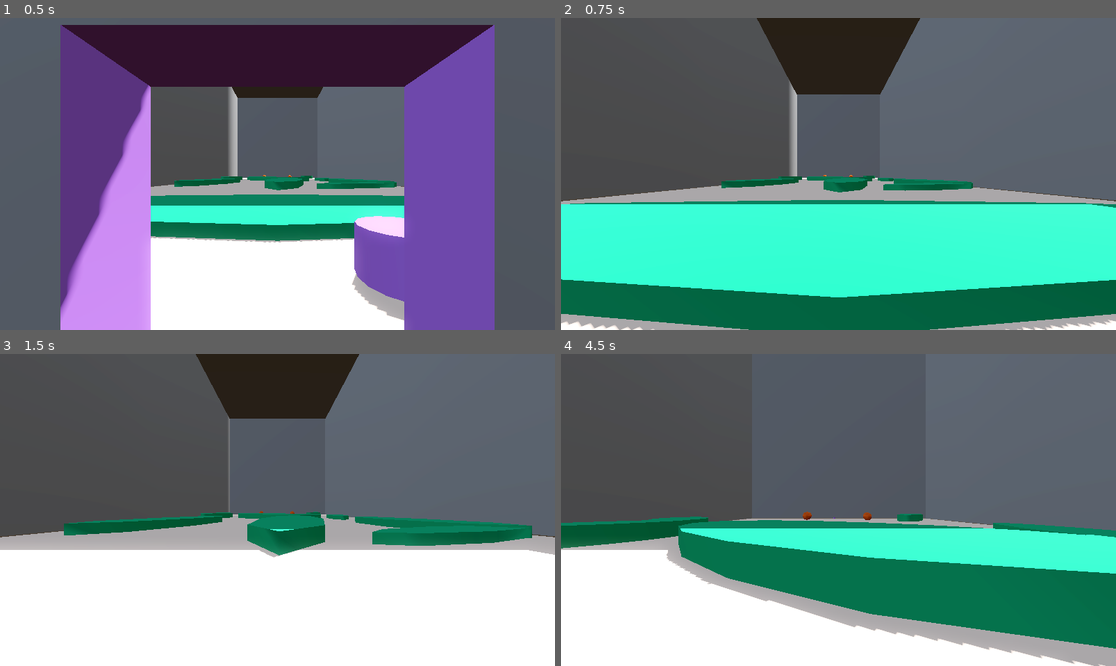
Above: before the commit, frames 1-4 (two rows, left to right).
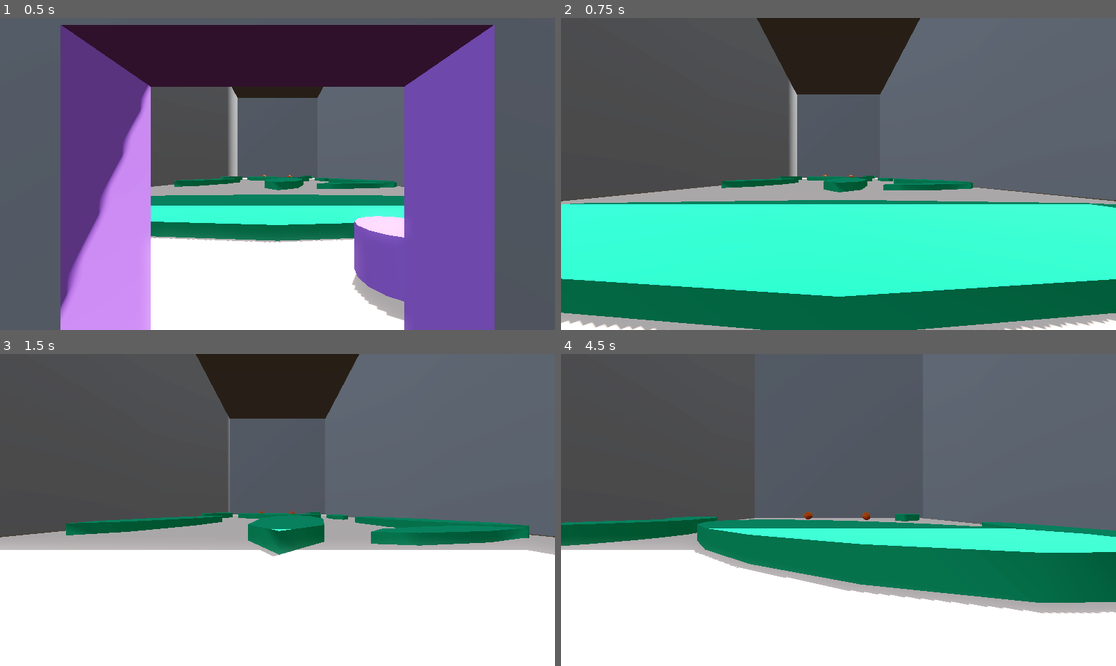
Above: after the commit, the same moments.

Repository: WildcatGameStudios/ScaryHouse
Game: Godot game, scene res://scenes/levels/feed_cats/level.tscn
The game is run twice, just before and just after one commit, with the same random seed, the same clock (stepped at 60 frames per second) and the same inputs. This scene is started directly instead of the project's main scene.
Inputs:
- Up to frame 1 (0.5 s): no input
- Up to frame 2 (0.75 s): tap Enter at 0.5 s; hold W (move_forward) from 0.53 s (still down); hold Shift (run) from 0.53 s (still down)
- Up to frame 3 (1.5 s): keep holding W (move_forward); tap Space (jump) at 0.77 s; release Shift (run) at 1.28 s; tap Shift (run) at 1.35 s
- Up to frame 4 (4.5 s): keep holding W (move_forward); tap Space (jump) at 1.52, 3.02, 3.77 s; hold Shift (run) 2.03-2.78 s; tap Shift (run) at 2.85, 4.35 s; hold Shift (run) 3.53-4.28 s

Frame 1 is identical in both runs. In frame 2, 0.7% of the frame differs, in the area x 0-100%, y 51-100%; in frame 3, 0.2%; in frame 4, 15%, in the area x 0-100%, y 50-100%.

Commit message:
Tiger and Laundry Greyboxes done.

Diff:
--- /dev/null
+++ b/art/materials/testing/black.tres
@@ -0,0 +1,4 @@
+[gd_resource type="StandardMaterial3D" format=3 uid="uid://bgwwd0flxk7qy"]
+
+[resource]
+albedo_color = Color(0.0728426, 0.0728426, 0.0728426, 1)
--- /dev/null
+++ b/art/materials/testing/blue.tres
@@ -0,0 +1,4 @@
+[gd_resource type="StandardMaterial3D" format=3 uid="uid://duqsxewc3wmum"]
+
+[resource]
+albedo_color = Color(0, 0.535947, 0.84361, 1)
--- /dev/null
+++ b/art/materials/testing/brown.tres
@@ -0,0 +1,4 @@
+[gd_resource type="StandardMaterial3D" format=3 uid="uid://bpxiy7koaf8n8"]
+
+[resource]
+albedo_color = Color(0.531471, 0.377495, 0.305825, 1)
--- /dev/null
+++ b/art/materials/testing/grey.tres
@@ -0,0 +1,4 @@
+[gd_resource type="StandardMaterial3D" format=3 uid="uid://bhfo6utyyml6o"]
+
+[resource]
+albedo_color = Color(0.277528, 0.277528, 0.277528, 1)
--- /dev/null
+++ b/art/materials/testing/red.tres
@@ -0,0 +1,4 @@
+[gd_resource type="StandardMaterial3D" format=3 uid="uid://y7a2l32bbdfj"]
+
+[resource]
+albedo_color = Color(0.843878, 0.331751, 0.257935, 1)
--- a/scenes/houses/house_one.tscn
+++ b/scenes/houses/house_one.tscn
@@ -1,3 +1,68 @@
-[gd_scene format=3 uid="uid://3gnq5cg785y8"]
+[gd_scene load_steps=3 format=3 uid="uid://3gnq5cg785y8"]
 
-[node name="HouseOne" type="Node3D"]
+[ext_resource type="Material" uid="uid://dafejkibcr0t5" path="res://art/materials/testing/green.tres" id="1_6biqf"]
+[ext_resource type="PackedScene" uid="uid://bcv40fcphjv3m" path="res://scenes/player/player.tscn" id="2_imx2d"]
+
+[node name="HouseOne" type="Node3D" groups=["world"]]
+
+[node name="main" type="CSGCombiner3D" parent="."]
+use_collision = true
+
+[node name="ground" type="CSGBox3D" parent="main"]
+size = Vector3(150, 1, 150)
+material = ExtResource("1_6biqf")
+
+[node name="pillar" type="CSGCombiner3D" parent="main"]
+transform = Transform3D(1, 0, 0, 0, 1, 0, 0, 0, 1, -50, 0.17, 43)
+
+[node name="back_left_outer" type="CSGCylinder3D" parent="main/pillar"]
+transform = Transform3D(1, 0, 0, 0, 1, 0, 0, 0, 1, 0, 15, 0)
+radius = 15.0
+height = 30.0
+sides = 16
+
+[node name="CSGCombiner3D" type="CSGCombiner3D" parent="main/pillar"]
+operation = 2
+
+[node name="back_left_inner" type="CSGCylinder3D" parent="main/pillar/CSGCombiner3D"]
+transform = Transform3D(1, 0, 0, 0, 1, 0, 0, 0, 1, 0, 15, 0)
+radius = 13.0
+height = 30.0
+sides = 16
+
+[node name="pillar2" type="CSGCombiner3D" parent="main"]
+transform = Transform3D(1, 0, 0, 0, 1, 0, 0, 0, 1, -50, 0.17, -43)
+
+[node name="back_left_outer" type="CSGCylinder3D" parent="main/pillar2"]
+transform = Transform3D(1, 0, 0, 0, 1, 0, 0, 0, 1, 0, 15, 0)
+radius = 15.0
+height = 30.0
+sides = 16
+
+[node name="CSGCombiner3D" type="CSGCombiner3D" parent="main/pillar2"]
+operation = 2
+
+[node name="back_left_inner" type="CSGCylinder3D" parent="main/pillar2/CSGCombiner3D"]
+transform = Transform3D(1, 0, 0, 0, 1, 0, 0, 0, 1, 0, 15, 0)
+radius = 13.0
+height = 30.0
+sides = 16
+
+[node name="back_wall" type="CSGBox3D" parent="main"]
+transform = Transform3D(1, 0, 0, 0, 1, 0, 0, 0, 1, -50, 15, 0)
+size = Vector3(3, 30, 60)
+
+[node name="side_wall_L" type="CSGBox3D" parent="main"]
+transform = Transform3D(-4.37114e-08, 0, 1, 0, 1, 0, -1, 0, -4.37114e-08, -12.0852, 15, 43.0963)
+size = Vector3(3, 30, 50)
+
+[node name="side_wall_R" type="CSGBox3D" parent="main"]
+transform = Transform3D(-4.37114e-08, 0, 1, 0, 1, 0, -1, 0, -4.37114e-08, -12, 14.801, -43)
+size = Vector3(3, 30, 50)
+
+[node name="side_wall_L2" type="CSGBox3D" parent="main"]
+transform = Transform3D(-4.37114e-08, 0, 1, 0, 1, 0, -1, 0, -4.37114e-08, 0, 15, 73.252)
+size = Vector3(3, 30, 30)
+
+[node name="player" parent="." instance=ExtResource("2_imx2d")]
+transform = Transform3D(1, 0, 0, 0, 1, 0, 0, 0, 1, 0, 3.56552, 0)
--- a/scenes/levels/feed_cats/level.tscn
+++ b/scenes/levels/feed_cats/level.tscn
@@ -154,7 +154,7 @@
 can_crouch = false
 can_dash = false
 can_double_jump = false
-walk_speed = 4
+walk_speed = 3
 
 [node name="tiger_one" parent="." instance=ExtResource("3_w832m")]
 transform = Transform3D(1, 0, 0, 0, 1, 0, 0, 0, 1, -6.2, 2.98023e-08, 7.1)
--- /dev/null
+++ b/scenes/levels/laundry_defence/cloth.tscn
@@ -0,0 +1,9 @@
+[gd_scene load_steps=2 format=3 uid="uid://mavh0ippwgh0"]
+
+[ext_resource type="Material" uid="uid://myct60omgde3" path="res://art/materials/testing/purple.tres" id="1_cgkfm"]
+
+[node name="Cloth" type="Node3D"]
+
+[node name="CSGBox3D" type="CSGBox3D" parent="."]
+transform = Transform3D(1, 0, 0, 0, 1, 0, 0, 0, 0.5, 0, 0, 0)
+material = ExtResource("1_cgkfm")
--- /dev/null
+++ b/scenes/levels/laundry_defence/drone.tscn
@@ -0,0 +1,9 @@
+[gd_scene load_steps=2 format=3 uid="uid://cx0ucxg7k8k0m"]
+
+[ext_resource type="Material" uid="uid://duqsxewc3wmum" path="res://art/materials/testing/blue.tres" id="1_nwyvg"]
+
+[node name="Drone" type="Node3D"]
+
+[node name="CSGBox3D" type="CSGBox3D" parent="."]
+transform = Transform3D(0.75, 0, 0, 0, 0.5, 0, 0, 0, 1, 0, 0, 0)
+material = ExtResource("1_nwyvg")
--- /dev/null
+++ b/scenes/levels/laundry_defence/evil_bird.tscn
@@ -0,0 +1,30 @@
+[gd_scene load_steps=2 format=3 uid="uid://dcew3ouivmecn"]
+
+[ext_resource type="Material" uid="uid://bgwwd0flxk7qy" path="res://art/materials/testing/black.tres" id="1_5w5kp"]
+
+[node name="EvilBird" type="Node3D"]
+
+[node name="body" type="CSGSphere3D" parent="."]
+transform = Transform3D(1, 0, 0, 0, 2, 0, 0, 0, 1, 0, 0, 0)
+rings = 12
+material = ExtResource("1_5w5kp")
+
+[node name="wing_L" type="CSGSphere3D" parent="."]
+transform = Transform3D(0.490478, 1.74291, 0, -0.871454, 0.980956, 0, 0, 0, 0.57, 0.950224, 0.693245, 0)
+rings = 12
+material = ExtResource("1_5w5kp")
+
+[node name="wing_L2" type="CSGSphere3D" parent="."]
+transform = Transform3D(-0.490904, -1.74243, -4.9831e-08, -0.871214, 0.981808, 0, 4.29162e-08, 1.52328e-07, -0.57, -0.95, 0.693, 0)
+rings = 12
+material = ExtResource("1_5w5kp")
+
+[node name="head" type="CSGSphere3D" parent="."]
+transform = Transform3D(0.59, 0, 0, 0, -0.677545, -0.483046, 0, 0.966091, -0.338773, 0, 1.36202, 0.53529)
+rings = 12
+material = ExtResource("1_5w5kp")
+
+[node name="neck" type="CSGSphere3D" parent="."]
+transform = Transform3D(0.59, 0, 0, 0, -1.1799, 0.00782579, 0, -0.0156516, -0.589948, 0, 1.136, 0.0892152)
+rings = 12
+material = ExtResource("1_5w5kp")
--- /dev/null
+++ b/scenes/levels/laundry_defence/level.tscn
@@ -0,0 +1,312 @@
+[gd_scene load_steps=13 format=3 uid="uid://cfguktl7rmvvh"]
+
+[ext_resource type="Material" uid="uid://djd2faaq4ltra" path="res://art/materials/testing/pale.tres" id="1_23iv0"]
+[ext_resource type="Material" uid="uid://dafejkibcr0t5" path="res://art/materials/testing/green.tres" id="1_mw3bf"]
+[ext_resource type="PackedScene" uid="uid://bcv40fcphjv3m" path="res://scenes/player/player.tscn" id="2_hlgtl"]
+[ext_resource type="Material" uid="uid://bpxiy7koaf8n8" path="res://art/materials/testing/brown.tres" id="2_mw3bf"]
+[ext_resource type="Material" uid="uid://bhfo6utyyml6o" path="res://art/materials/testing/grey.tres" id="4_fgt5k"]
+[ext_resource type="Material" uid="uid://y7a2l32bbdfj" path="res://art/materials/testing/red.tres" id="5_58fdj"]
+[ext_resource type="PackedScene" uid="uid://cx0ucxg7k8k0m" path="res://scenes/levels/laundry_defence/drone.tscn" id="5_r678j"]
+[ext_resource type="PackedScene" uid="uid://dcew3ouivmecn" path="res://scenes/levels/laundry_defence/evil_bird.tscn" id="8_am13q"]
+[ext_resource type="PackedScene" uid="uid://mavh0ippwgh0" path="res://scenes/levels/laundry_defence/cloth.tscn" id="9_mw7pp"]
+
+[sub_resource type="ProceduralSkyMaterial" id="ProceduralSkyMaterial_mw3bf"]
+sky_top_color = Color(0.00117583, 0, 0.226936, 1)
+sky_horizon_color = Color(0.347691, 0.414178, 0.71209, 1)
+ground_horizon_color = Color(0.662243, 0.671743, 0.686743, 1)
+
+[sub_resource type="Sky" id="Sky_r678j"]
+sky_material = SubResource("ProceduralSkyMaterial_mw3bf")
+
+[sub_resource type="Environment" id="Environment_fgt5k"]
+background_mode = 2
+sky = SubResource("Sky_r678j")
+tonemap_mode = 2
+glow_enabled = true
+fog_enabled = true
+fog_light_color = Color(0.495175, 0.530165, 0.585152, 1)
+fog_light_energy = 0.1
+fog_density = 0.0
+fog_sky_affect = 0.109
+fog_height_density = -0.014
+
+[node name="Level" type="Node3D" groups=["world"]]
+
+[node name="WorldEnvironment" type="WorldEnvironment" parent="."]
+environment = SubResource("Environment_fgt5k")
+
+[node name="DirectionalLight3D" type="DirectionalLight3D" parent="."]
+transform = Transform3D(-0.866023, -0.433016, 0.250001, 0, 0.499998, 0.866027, -0.500003, 0.749999, -0.43301, 0, 0, 0)
+light_color = Color(0.382711, 0.547985, 0.818252, 1)
+shadow_enabled = true
+
+[node name="main" type="CSGCombiner3D" parent="."]
+use_collision = true
+
+[node name="ground" type="CSGBox3D" parent="main"]
+transform = Transform3D(1, 0, 0, 0, 1, 0, 0, 0, 1, 9.9856, 0, -0.0124531)
+size = Vector3(30, 1, 20)
+material = ExtResource("1_mw3bf")
+
+[node name="back_boundry" type="CSGBox3D" parent="main"]
+transform = Transform3D(1, 0, 0, 0, -4.37114e-08, -1, 0, 1, -4.37114e-08, 10, 10.5, -10.5)
+size = Vector3(30, 1, 20)
+material = ExtResource("1_23iv0")
+
+[node name="front_boundry" type="CSGBox3D" parent="main"]
+transform = Transform3D(1, 0, 0, 0, -4.37114e-08, -1, 0, 1, -4.37114e-08, 10, 10.5, 10.5)
+size = Vector3(30, 1, 20)
+material = ExtResource("1_23iv0")
+
+[node name="fence" type="CSGBox3D" parent="main"]
+transform = Transform3D(-4.37114e-08, 1, -4.37114e-08, 0, -4.37114e-08, -1, -1, -4.37114e-08, 1.91069e-15, 25.5, 10.5, 0)
+size = Vector3(20, 1, 20)
+material = ExtResource("2_mw3bf")
+
+[node name="house_pillar" type="CSGCylinder3D" parent="main"]
+transform = Transform3D(1, 0, 0, 0, 1, 0, 0, 0, 1, -15.446, 14.7447, 0)
+radius = 15.0
+height = 30.0
+sides = 32
+material = ExtResource("4_fgt5k")
+
+[node name="cloth_lines" type="CSGCombiner3D" parent="."]
+
+[node name="line_one" type="CSGBox3D" parent="cloth_lines"]
+transform = Transform3D(0.99425, -0.0321239, 0, 0.10708, 0.298275, 0, 0, 0, 0.3, 11.8651, 7.25942, 4.7601)
+size = Vector3(27.4629, 1, 1)
+material = ExtResource("5_58fdj")
+
+[node name="line_two" type="CSGBox3D" parent="cloth_lines"]
+transform = Transform3D(0.967278, 0.0455342, -0.0609934, -0.143812, 0.296447, 0.0160503, 0.209024, -0.0067535, 0.293295, 11.8886, 7.25593, -1.88872)
+size = Vector3(28.0808, 1, 1)
+material = ExtResource("5_58fdj")
+
+[node name="line_three" type="CSGBox3D" parent="cloth_lines"]
+transform = Transform3D(0.912459, -0.0388048, 0.116456, 0.143656, 0.296879, -0.00237822, -0.383121, 0.0188996, 0.276464, 12.0057, 15.4087, -1.93788)
+size = Vector3(29.1008, 1, 1)
+material = ExtResource("5_58fdj")
+
+[node name="line_three2" type="CSGBox3D" parent="cloth_lines"]
+transform = Transform3D(0.931111, 0.0439718, -0.100197, -0.206669, 0.28996, -0.0455982, 0.300534, 0.0631646, 0.279072, 11.6318, 17.4819, -2.05856)
+size = Vector3(29.9039, 1, 1)
+material = ExtResource("5_58fdj")
+
+[node name="player" parent="." instance=ExtResource("2_hlgtl")]
+transform = Transform3D(1, 0, 0, 0, 1, 0, 0, 0, 1, 4.02541, 2.80188, 0)
+
+[node name="Drone" parent="." instance=ExtResource("5_r678j")]
+transform = Transform3D(1, 0, 0, 0, 1, 0, 0, 0, 1, 22.5687, 0.778574, 6.92818)
+
+[node name="birds" type="Node3D" parent="."]
+
+[node name="EvilBird" parent="birds" instance=ExtResource("8_am13q")]
+transform = Transform3D(-4.37114e-08, 0, -1, 0, 1, 0, 1, 0, -4.37114e-08, 25.4378, 21.4974, 4.73005)
+
+[node name="EvilBird2" parent="birds" instance=ExtResource("8_am13q")]
+transform = Transform3D(-4.37114e-08, 0, -1, 0, 1, 0, 1, 0, -4.37114e-08, 25.4378, 21.4974, -0.62912)
+
+[node name="EvilBird3" parent="birds" instance=ExtResource("8_am13q")]
+transform = Transform3D(-4.37114e-08, 0, -1, 0, 1, 0, 1, 0, -4.37114e-08, 25.4378, 21.4974, -5.65922)
+
+[node name="EvilBird4" parent="birds" instance=ExtResource("8_am13q")]
+transform = Transform3D(-4.37114e-08, 0, 1, 0, 1, 0, -1, 0, -4.37114e-08, -3.17702, 30.7333, 4.73005)
+
+[node name="EvilBird5" parent="birds" instance=ExtResource("8_am13q")]
+transform = Transform3D(-4.37114e-08, 0, 1, 0, 1, 0, -1, 0, -4.37114e-08, -3.17702, 30.7333, -0.62912)
+
+[node name="EvilBird6" parent="birds" instance=ExtResource("8_am13q")]
+transform = Transform3D(-4.37114e-08, 0, 1, 0, 1, 0, -1, 0, -4.37114e-08, -3.17702, 30.7333, -5.65922)
+
+[node name="clothes" type="Node3D" parent="."]
+
+[node name="line_1" type="Node3D" parent="clothes"]
+
+[node name="Cloth" parent="clothes/line_1" instance=ExtResource("9_mw7pp")]
+transform = Transform3D(0.99529, -0.0969402, 0, 0.0969402, 0.99529, 0, 0, 0, 1, 0, 5.53468, 4.74561)
+
+[node name="Cloth2" parent="clothes/line_1" instance=ExtResource("9_mw7pp")]
+transform = Transform3D(0.99529, -0.0969402, 0, 0.0969402, 0.99529, 0, 0, 0, 1, 1.73797, 5.69065, 4.74561)
+
+[node name="Cloth3" parent="clothes/line_1" instance=ExtResource("9_mw7pp")]
+transform = Transform3D(0.99529, -0.0969402, 0, 0.0969402, 0.99529, 0, 0, 0, 1, 3.15285, 5.77978, 4.74561)
+
+[node name="Cloth4" parent="clothes/line_1" instance=ExtResource("9_mw7pp")]
+transform = Transform3D(0.99529, -0.0969402, 0, 0.0969402, 0.99529, 0, 0, 0, 1, 4.90196, 6.06944, 4.74561)
+
+[node name="Cloth5" parent="clothes/line_1" instance=ExtResource("9_mw7pp")]
+transform = Transform3D(0.99529, -0.0969402, 0, 0.0969402, 0.99529, 0, 0, 0, 1, 6.63993, 6.22541, 4.74561)
+
+[node name="Cloth6" parent="clothes/line_1" instance=ExtResource("9_mw7pp")]
+transform = Transform3D(0.99529, -0.0969402, 0, 0.0969402, 0.99529, 0, 0, 0, 1, 8.05482, 6.31454, 4.74561)
+
+[node name="Cloth7" parent="clothes/line_1" instance=ExtResource("9_mw7pp")]
+transform = Transform3D(0.99529, -0.0969402, 0, 0.0969402, 0.99529, 0, 0, 0, 1, 9.87345, 6.5634, 4.74561)
+
+[node name="Cloth8" parent="clothes/line_1" instance=ExtResource("9_mw7pp")]
+transform = Transform3D(0.99529, -0.0969402, 0, 0.0969402, 0.99529, 0, 0, 0, 1, 11.6114, 6.71937, 4.74561)
+
+[node name="Cloth9" parent="clothes/line_1" instance=ExtResource("9_mw7pp")]
+transform = Transform3D(0.99529, -0.0969402, 0, 0.0969402, 0.99529, 0, 0, 0, 1, 13.0263, 6.8085, 4.74561)
+
+[node name="Cloth10" parent="clothes/line_1" instance=ExtResource("9_mw7pp")]
+transform = Transform3D(0.99529, -0.0969402, 0, 0.0969402, 0.99529, 0, 0, 0, 1, 14.829, 7.08923, 4.74561)
+
+[node name="Cloth11" parent="clothes/line_1" instance=ExtResource("9_mw7pp")]
+transform = Transform3D(0.99529, -0.0969402, 0, 0.0969402, 0.99529, 0, 0, 0, 1, 16.567, 7.2452, 4.74561)
+
+[node name="Cloth12" parent="clothes/line_1" instance=ExtResource("9_mw7pp")]
+transform = Transform3D(0.99529, -0.0969402, 0, 0.0969402, 0.99529, 0, 0, 0, 1, 17.9819, 7.33433, 4.74561)
+
+[node name="Cloth13" parent="clothes/line_1" instance=ExtResource("9_mw7pp")]
+transform = Transform3D(0.99529, -0.0969402, 0, 0.0969402, 0.99529, 0, 0, 0, 1, 19.6468, 7.59729, 4.74561)
+
+[node name="Cloth14" parent="clothes/line_1" instance=ExtResource("9_mw7pp")]
+transform = Transform3D(0.99529, -0.0969402, 0, 0.0969402, 0.99529, 0, 0, 0, 1, 21.3848, 7.75326, 4.74561)
+
+[node name="Cloth15" parent="clothes/line_1" instance=ExtResource("9_mw7pp")]
+transform = Transform3D(0.99529, -0.0969402, 0, 0.0969402, 0.99529, 0, 0, 0, 1, 22.7997, 7.84239, 4.74561)
+
+[node name="line_2" type="Node3D" parent="clothes"]
+transform = Transform3D(0.923259, -0.0415283, 0.381926, 0.0474354, 0.998856, -0.00605978, -0.381237, 0.0237115, 0.924173, 0.434579, 7.80221, -2.36416)
+
+[node name="Cloth" parent="clothes/line_2" instance=ExtResource("9_mw7pp")]
+transform = Transform3D(0.99529, -0.0969402, 0, 0.0969402, 0.99529, 0, 0, 0, 1, 0, 5.53468, 4.74561)
+
+[node name="Cloth2" parent="clothes/line_2" instance=ExtResource("9_mw7pp")]
+transform = Transform3D(0.99529, -0.0969402, 0, 0.0969402, 0.99529, 0, 0, 0, 1, 1.73797, 5.69065, 4.74561)
+
+[node name="Cloth3" parent="clothes/line_2" instance=ExtResource("9_mw7pp")]
+transform = Transform3D(0.99529, -0.0969402, 0, 0.0969402, 0.99529, 0, 0, 0, 1, 3.15285, 5.77978, 4.74561)
+
+[node name="Cloth4" parent="clothes/line_2" instance=ExtResource("9_mw7pp")]
+transform = Transform3D(0.99529, -0.0969402, 0, 0.0969402, 0.99529, 0, 0, 0, 1, 4.90196, 6.06944, 4.74561)
+
+[node name="Cloth5" parent="clothes/line_2" instance=ExtResource("9_mw7pp")]
+transform = Transform3D(0.99529, -0.0969402, 0, 0.0969402, 0.99529, 0, 0, 0, 1, 6.63993, 6.22541, 4.74561)
+
+[node name="Cloth6" parent="clothes/line_2" instance=ExtResource("9_mw7pp")]
+transform = Transform3D(0.99529, -0.0969402, 0, 0.0969402, 0.99529, 0, 0, 0, 1, 8.05482, 6.31454, 4.74561)
+
+[node name="Cloth7" parent="clothes/line_2" instance=ExtResource("9_mw7pp")]
+transform = Transform3D(0.99529, -0.0969402, 0, 0.0969402, 0.99529, 0, 0, 0, 1, 9.87345, 6.5634, 4.74561)
+
+[node name="Cloth8" parent="clothes/line_2" instance=ExtResource("9_mw7pp")]
+transform = Transform3D(0.99529, -0.0969402, 0, 0.0969402, 0.99529, 0, 0, 0, 1, 11.6114, 6.71937, 4.74561)
+
+[node name="Cloth9" parent="clothes/line_2" instance=ExtResource("9_mw7pp")]
+transform = Transform3D(0.99529, -0.0969402, 0, 0.0969402, 0.99529, 0, 0, 0, 1, 13.0263, 6.8085, 4.74561)
+
+[node name="Cloth10" parent="clothes/line_2" instance=ExtResource("9_mw7pp")]
+transform = Transform3D(0.99529, -0.0969402, 0, 0.0969402, 0.99529, 0, 0, 0, 1, 14.829, 7.08923, 4.74561)
+
+[node name="Cloth11" parent="clothes/line_2" instance=ExtResource("9_mw7pp")]
+transform = Transform3D(0.99529, -0.0969402, 0, 0.0969402, 0.99529, 0, 0, 0, 1, 16.567, 7.2452, 4.74561)
+
+[node name="Cloth12" parent="clothes/line_2" instance=ExtResource("9_mw7pp")]
+transform = Transform3D(0.99529, -0.0969402, 0, 0.0969402, 0.99529, 0, 0, 0, 1, 17.9819, 7.33433, 4.74561)
+
+[node name="Cloth13" parent="clothes/line_2" instance=ExtResource("9_mw7pp")]
+transform = Transform3D(0.99529, -0.0969402, 0, 0.0969402, 0.99529, 0, 0, 0, 1, 19.6468, 7.59729, 4.74561)
+
+[node name="Cloth14" parent="clothes/line_2" instance=ExtResource("9_mw7pp")]
+transform = Transform3D(0.99529, -0.0969402, 0, 0.0969402, 0.99529, 0, 0, 0, 1, 21.3848, 7.75326, 4.74561)
+
+[node name="Cloth15" parent="clothes/line_2" instance=ExtResource("9_mw7pp")]
+transform = Transform3D(0.99529, -0.0969402, 0, 0.0969402, 0.99529, 0, 0, 0, 1, 22.7997, 7.84239, 4.74561)
+
+[node name="line_3" type="Node3D" parent="clothes"]
+transform = Transform3D(0.945537, 0.245607, -0.213627, -0.251411, 0.967881, -1.6935e-08, 0.206766, 0.0537081, 0.976915, 0, 3.02792, -9.33809)
+
+[node name="Cloth" parent="clothes/line_3" instance=ExtResource("9_mw7pp")]
+transform = Transform3D(0.99529, -0.0969402, 0, 0.0969402, 0.99529, 0, 0, 0, 1, 0, 5.53468, 4.74561)
+
+[node name="Cloth2" parent="clothes/line_3" instance=ExtResource("9_mw7pp")]
+transform = Transform3D(0.99529, -0.0969402, 0, 0.0969402, 0.99529, 0, 0, 0, 1, 1.73797, 5.69065, 4.74561)
+
+[node name="Cloth3" parent="clothes/line_3" instance=ExtResource("9_mw7pp")]
+transform = Transform3D(0.99529, -0.0969402, 0, 0.0969402, 0.99529, 0, 0, 0, 1, 3.15285, 5.77978, 4.74561)
+
+[node name="Cloth4" parent="clothes/line_3" instance=ExtResource("9_mw7pp")]
+transform = Transform3D(0.99529, -0.0969402, 0, 0.0969402, 0.99529, 0, 0, 0, 1, 4.90196, 6.06944, 4.74561)
+
+[node name="Cloth5" parent="clothes/line_3" instance=ExtResource("9_mw7pp")]
+transform = Transform3D(0.99529, -0.0969402, 0, 0.0969402, 0.99529, 0, 0, 0, 1, 6.63993, 6.22541, 4.74561)
+
+[node name="Cloth6" parent="clothes/line_3" instance=ExtResource("9_mw7pp")]
+transform = Transform3D(0.99529, -0.0969402, 0, 0.0969402, 0.99529, 0, 0, 0, 1, 8.05482, 6.31454, 4.74561)
+
+[node name="Cloth7" parent="clothes/line_3" instance=ExtResource("9_mw7pp")]
+transform = Transform3D(0.99529, -0.0969402, 0, 0.0969402, 0.99529, 0, 0, 0, 1, 9.87345, 6.5634, 4.74561)
+
+[node name="Cloth8" parent="clothes/line_3" instance=ExtResource("9_mw7pp")]
+transform = Transform3D(0.99529, -0.0969402, 0, 0.0969402, 0.99529, 0, 0, 0, 1, 11.6114, 6.71937, 4.74561)
+
+[node name="Cloth9" parent="clothes/line_3" instance=ExtResource("9_mw7pp")]
+transform = Transform3D(0.99529, -0.0969402, 0, 0.0969402, 0.99529, 0, 0, 0, 1, 13.0263, 6.8085, 4.74561)
+
+[node name="Cloth10" parent="clothes/line_3" instance=ExtResource("9_mw7pp")]
+transform = Transform3D(0.99529, -0.0969402, 0, 0.0969402, 0.99529, 0, 0, 0, 1, 14.829, 7.08923, 4.74561)
+
+[node name="Cloth11" parent="clothes/line_3" instance=ExtResource("9_mw7pp")]
+transform = Transform3D(0.99529, -0.0969402, 0, 0.0969402, 0.99529, 0, 0, 0, 1, 16.567, 7.2452, 4.74561)
+
+[node name="Cloth12" parent="clothes/line_3" instance=ExtResource("9_mw7pp")]
+transform = Transform3D(0.99529, -0.0969402, 0, 0.0969402, 0.99529, 0, 0, 0, 1, 17.9819, 7.33433, 4.74561)
+
+[node name="Cloth13" parent="clothes/line_3" instance=ExtResource("9_mw7pp")]
+transform = Transform3D(0.99529, -0.0969402, 0, 0.0969402, 0.99529, 0, 0, 0, 1, 19.6468, 7.59729, 4.74561)
+
+[node name="Cloth14" parent="clothes/line_3" instance=ExtResource("9_mw7pp")]
+transform = Transform3D(0.99529, -0.0969402, 0, 0.0969402, 0.99529, 0, 0, 0, 1, 21.3848, 7.75326, 4.74561)
+
+[node name="Cloth15" parent="clothes/line_3" instance=ExtResource("9_mw7pp")]
+transform = Transform3D(0.99529, -0.0969402, 0, 0.0969402, 0.99529, 0, 0, 0, 1, 22.7997, 7.84239, 4.74561)
+
+[node name="line_4" type="Node3D" parent="clothes"]
+transform = Transform3D(0.899838, 0.302217, -0.314572, -0.31838, 0.947963, 0, 0.298203, 0.100154, 0.949233, 1.70115, 13.9144, -10.3341)
+
+[node name="Cloth" parent="clothes/line_4" instance=ExtResource("9_mw7pp")]
+transform = Transform3D(0.99529, -0.0969402, 0, 0.0969402, 0.99529, 0, 0, 0, 1, 0, 5.53468, 4.74561)
+
+[node name="Cloth2" parent="clothes/line_4" instance=ExtResource("9_mw7pp")]
+transform = Transform3D(0.99529, -0.0969402, 0, 0.0969402, 0.99529, 0, 0, 0, 1, 1.73797, 5.69065, 4.74561)
+
+[node name="Cloth3" parent="clothes/line_4" instance=ExtResource("9_mw7pp")]
+transform = Transform3D(0.99529, -0.0969402, 0, 0.0969402, 0.99529, 0, 0, 0, 1, 3.15285, 5.77978, 4.74561)
+
+[node name="Cloth4" parent="clothes/line_4" instance=ExtResource("9_mw7pp")]
+transform = Transform3D(0.99529, -0.0969402, 0, 0.0969402, 0.99529, 0, 0, 0, 1, 4.90196, 6.06944, 4.74561)
+
+[node name="Cloth5" parent="clothes/line_4" instance=ExtResource("9_mw7pp")]
+transform = Transform3D(0.99529, -0.0969402, 0, 0.0969402, 0.99529, 0, 0, 0, 1, 6.63993, 6.22541, 4.74561)
+
+[node name="Cloth6" parent="clothes/line_4" instance=ExtResource("9_mw7pp")]
+transform = Transform3D(0.99529, -0.0969402, 0, 0.0969402, 0.99529, 0, 0, 0, 1, 8.05482, 6.31454, 4.74561)
+
+[node name="Cloth7" parent="clothes/line_4" instance=ExtResource("9_mw7pp")]
+transform = Transform3D(0.99529, -0.0969402, 0, 0.0969402, 0.99529, 0, 0, 0, 1, 9.87345, 6.5634, 4.74561)
+
+[node name="Cloth8" parent="clothes/line_4" instance=ExtResource("9_mw7pp")]
+transform = Transform3D(0.99529, -0.0969402, 0, 0.0969402, 0.99529, 0, 0, 0, 1, 11.6114, 6.71937, 4.74561)
+
+[node name="Cloth9" parent="clothes/line_4" instance=ExtResource("9_mw7pp")]
+transform = Transform3D(0.99529, -0.0969402, 0, 0.0969402, 0.99529, 0, 0, 0, 1, 13.0263, 6.8085, 4.74561)
+
+[node name="Cloth10" parent="clothes/line_4" instance=ExtResource("9_mw7pp")]
+transform = Transform3D(0.99529, -0.0969402, 0, 0.0969402, 0.99529, 0, 0, 0, 1, 14.829, 7.08923, 4.74561)
+
+[node name="Cloth11" parent="clothes/line_4" instance=ExtResource("9_mw7pp")]
+transform = Transform3D(0.99529, -0.0969402, 0, 0.0969402, 0.99529, 0, 0, 0, 1, 16.567, 7.2452, 4.74561)
+
+[node name="Cloth12" parent="clothes/line_4" instance=ExtResource("9_mw7pp")]
+transform = Transform3D(0.99529, -0.0969402, 0, 0.0969402, 0.99529, 0, 0, 0, 1, 17.9819, 7.33433, 4.74561)
+
+[node name="Cloth13" parent="clothes/line_4" instance=ExtResource("9_mw7pp")]
+transform = Transform3D(0.99529, -0.0969402, 0, 0.0969402, 0.99529, 0, 0, 0, 1, 19.6468, 7.59729, 4.74561)
+
+[node name="Cloth14" parent="clothes/line_4" instance=ExtResource("9_mw7pp")]
+transform = Transform3D(0.99529, -0.0969402, 0, 0.0969402, 0.99529, 0, 0, 0, 1, 21.3848, 7.75326, 4.74561)
+
+[node name="Cloth15" parent="clothes/line_4" instance=ExtResource("9_mw7pp")]
+transform = Transform3D(0.99529, -0.0969402, 0, 0.0969402, 0.99529, 0, 0, 0, 1, 22.7997, 7.84239, 4.74561)
--- a/scenes/levels/refill_salt.tscn
+++ b/scenes/levels/refill_salt/level.tscn
@@ -4,8 +4,13 @@
 
 [node name="RefillSalt" type="Node3D" groups=["world"]]
 
+[node name="DirectionalLight3D" type="DirectionalLight3D" parent="."]
+transform = Transform3D(-0.866023, -0.433016, 0.250001, 0, 0.499998, 0.866027, -0.500003, 0.749999, -0.43301, 0, 0, 0)
+shadow_enabled = true
+
 [node name="CSGCombiner3D" type="CSGCombiner3D" parent="."]
 operation = 2
+use_collision = true
 
 [node name="CSGBox3D" type="CSGBox3D" parent="CSGCombiner3D"]
 transform = Transform3D(1, 0, 0, 0, 1, 0, 0, 0, 1, 0, 150, 25)
@@ -20,6 +25,7 @@
 sides = 50
 
 [node name="CSGCombiner3D2" type="CSGCombiner3D" parent="."]
+use_collision = true
 
 [node name="CSGCylinder3D" type="CSGCylinder3D" parent="CSGCombiner3D2"]
 transform = Transform3D(1, 0, 0, 0, 1, 0, 0, 0, 1, 0, 80.5, 50)
